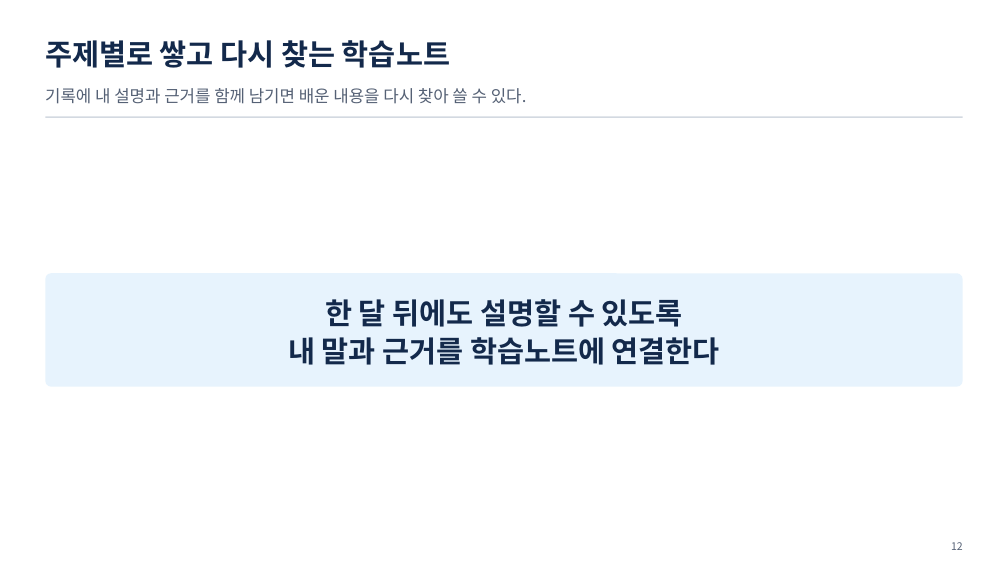
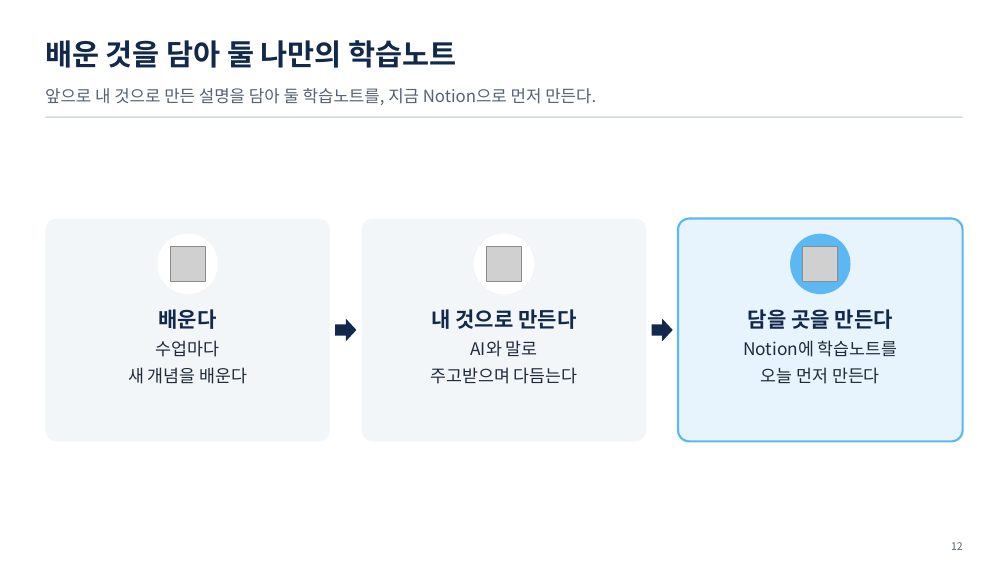
Before and after one commit to uengine-oss/hyd-iot-edu, a slide deck: slide 12 of workspace/강의제작/산출물/통합반/이론/01회차/통합반_01일차.pptx. Drawn at 1008x567 pixels with LibreOffice and Linux fonts; fonts in the diff are those of the drawing; grey boxes stand for pictures. Boxes give left, top, right and bottom in pixels: in the first picture for what was removed or moved away, otherwise in the second. Text is boxed around its words. In the diff, an @@ line names an element or a change of style, - is before the commit and + after.

Commit message:
1회차 이론 01편 덱 확정(사용자 확정): 학습목표 카드 이름 · 목차 세 단원 · 5장 요약 맡기면 일 두 배 → 바로 덤벼든다 · 8장 내 것으로 만든 것과 아닌 것 · 9장 AI 선생님 대화 삽화(새 그림) · 10장 학습노트에 남기기 = 지식 자산화 · 12장 실습 소개(오늘은 학습노트 만들기만) · 64장 03 단원 이름 「판단의 바탕이 되는 온톨로지의 필요성」. 확정 PPTX는 그 장만 장교체 + 노트주입

```diff
--- a/workspace/강의제작/산출물/통합반/이론/01회차/통합반_01일차.pptx
+++ b/workspace/강의제작/산출물/통합반/이론/01회차/통합반_01일차.pptx
@@ text at bbox=[45, 40, 457, 68]: text changed @@
-주제별로 쌓고 다시 찾는 학습노트
+배운 것을 담아 둘 나만의 학습노트
@@ text at bbox=[45, 88, 596, 105]: text changed @@
-기록에 내 설명과 근거를 함께 남기면 배운 내용을 다시 찾아 쓸 수 있다.
+앞으로 내 것으로 만든 설명을 담아 둘 학습노트를, 지금 Notion으로 먼저 만든다.
@@ rounded rectangle: place and size @@
-rounded rectangle at bbox=[45, 274, 963, 387]
+rounded rectangle at bbox=[45, 219, 330, 442]
@@ rounded rectangle at bbox=[45, 219, 330, 442]: fill #E7F3FD to #F3F6F9 @@
@@ ellipse added at bbox=[157, 234, 218, 294], fill #FFFFFF @@
@@ rounded rectangle added at bbox=[361, 219, 646, 442], fill #F3F6F9 @@
@@ ellipse added at bbox=[474, 234, 535, 294], fill #FFFFFF @@
@@ rounded rectangle added at bbox=[678, 219, 963, 442], fill #E7F3FD, outline #5CB8F2 2 pt @@
@@ ellipse added at bbox=[790, 234, 851, 294], fill #5CB8F2 @@
@@ picture added at bbox=[170, 247, 205, 281] @@
@@ picture added at bbox=[486, 247, 521, 281] @@
@@ picture added at bbox=[803, 247, 838, 281] @@
@@ text removed at bbox=[288, 299, 720, 365] @@
-한 달 뒤에도 설명할 수 있도록
-내 말과 근거를 학습노트에 연결한다
@@ text added at bbox=[128, 309, 247, 384], 16.5 pt, text #1F2A3A @@
+배운다
+수업마다
+새 개념을 배운다
@@ right arrow added at bbox=[335, 318, 356, 341], fill #13294B @@
@@ text added at bbox=[431, 309, 578, 384], 16.5 pt, text #1F2A3A @@
+내 것으로 만든다
+AI와 말로
+주고받으며 다듬는다
@@ right arrow added at bbox=[652, 318, 673, 341], fill #13294B @@
@@ text added at bbox=[743, 309, 897, 384], 16.5 pt, text #1F2A3A @@
+담을 곳을 만든다
+Notion에 학습노트를
+오늘 먼저 만든다
```
Also in this commit, not shown: 7 other slides changed, 4 other files.
